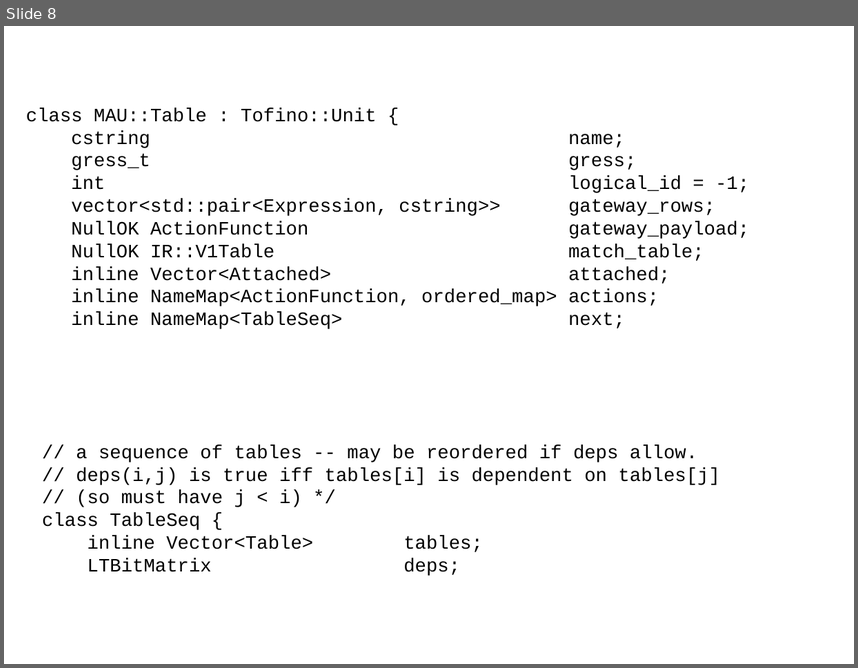
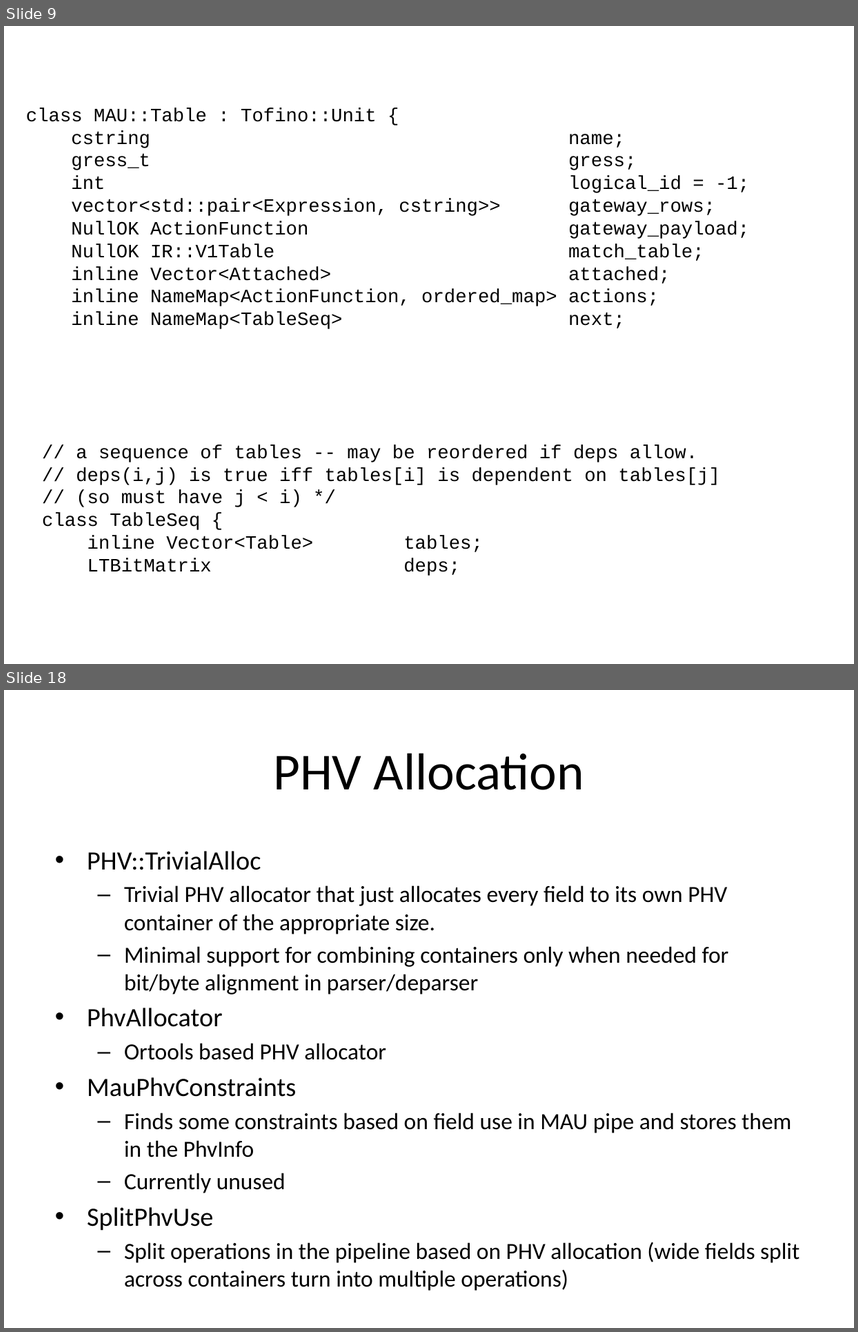
Before and after one commit to p4lang/bf-p4c, a slide deck: docs/TofinoBackend.pptx. Shown one above the other, each under a label of ours: slide 8 before the commit, slides 9 and 18 after it; the slides between them are not shown. The pictures are 858x668 and 858x1332 pixels, drawn with LibreOffice and Linux fonts; fonts in the diff are those of the drawing. Boxes give left, top, right and bottom in pixels: in the first picture for what was removed or moved away, otherwise in the second. Text is boxed around its words. In the diff, an @@ line names an element or a change of style, - is before the commit and + after.

```diff
--- a/docs/TofinoBackend.pptx
+++ b/docs/TofinoBackend.pptx
@@ slide 18 added at <box>4,690,854,1328</box>, background #FFFFFF @@
@@ title added at <box>273,753,584,790</box>, 44 pt, text #000000 @@
+PHV Allocation
@@ text added at <box>87,851,800,1263</box>, 19.6 pt, text #000000 @@
+• PHV::TrivialAlloc
+  – Trivial PHV allocator that just allocates every field to its own PHV container of the appropriate size.
+  – Minimal support for combining containers only when needed for bit/byte alignment in parser/deparser
+• PhvAllocator
+  – Ortools based PHV allocator
+• MauPhvConstraints
+  – Finds some constraints based on field use in MAU pipe and stores them in the PhvInfo
+  – Currently unused
+• SplitPhvUse
+  – Split operations in the pipeline based on PHV allocation (wide fields split across containers turn into multiple operations)
@@ what was slide 8 is now slide 9 @@
```
Also in this commit, not shown: 2 slides changed, 9 other slides added, 1 slide removed.
